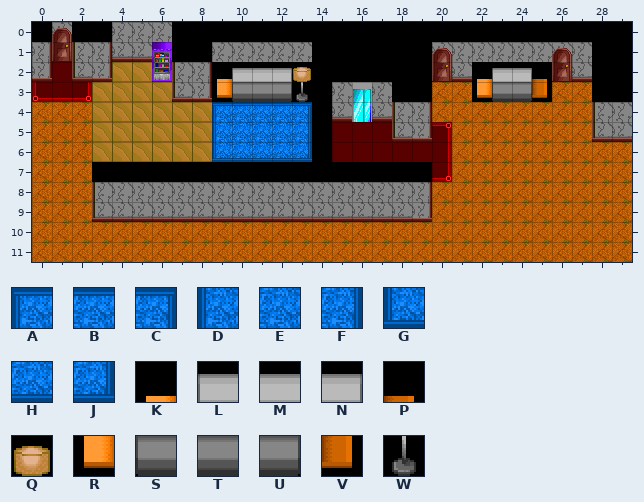
A Tiled map gets an edit: tiled_files/hotel99.tmx. Above: the version before the commit.
Cells are 20x20 px. Shown: x 0..29, y 0..11.
Key: from "hotel": A 8, B 9, C 10, D 24, E 25, F 26, G 40, H 41, J 42, K 112 "TILEFLAGS", L 113 "TILEFLAGS", M 114 "TILEFLAGS", N 115 "TILEFLAGS", P 116 "TILEFLAGS", Q 117 "TILEFLAGS", R 128 "TILEFLAGS", S 129 "TILEFLAGS", T 130 "TILEFLAGS", U 131 "TILEFLAGS", V 132 "TILEFLAGS", W 133 "TILEFLAGS".
_ is an empty cell.
Layers that did not change in this view are not listed.
Layer "Tile Layer 2" before, first column x 0:
 0 ______________________________
 1 ______________________________
 2 _________KLMNQ________KLNP____
 3 _________RSTUW________RSUV____
 4 _________ABBBC________________
 5 _________DEEEF________________
 6 _________GHHHJ________________
 7 ______________________________
 8 ______________________________
 9 ______________________________
10 ______________________________
11 ______________________________
New version:
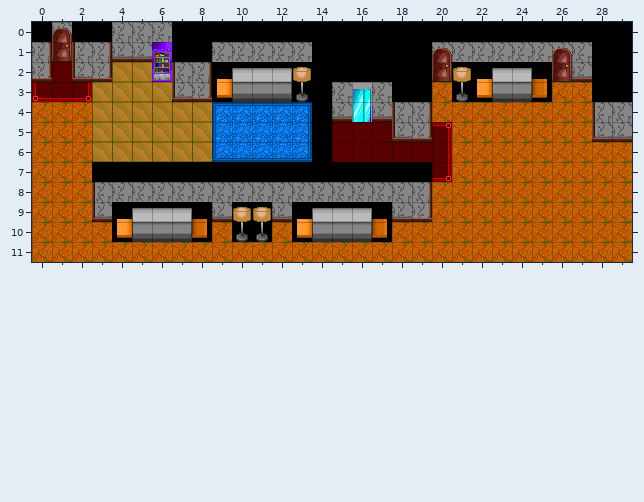
What changed:
{"where": "layer \"Tile Layer 2\""}
{"y":2,"x":21,"old":"_","new":"Q"}
{"y":3,"x":21,"old":"_","new":"W"}
{"y":9,"x":4,"old":"_____","new":"KLMNP"}
{"y":9,"x":10,"old":"__","new":"QQ"}
{"y":9,"x":13,"old":"_____","new":"KLMNP"}
{"y":10,"x":4,"old":"_____","new":"RSTUV"}
{"y":10,"x":10,"old":"__","new":"WW"}
{"y":10,"x":13,"old":"_____","new":"RSTUV"}
